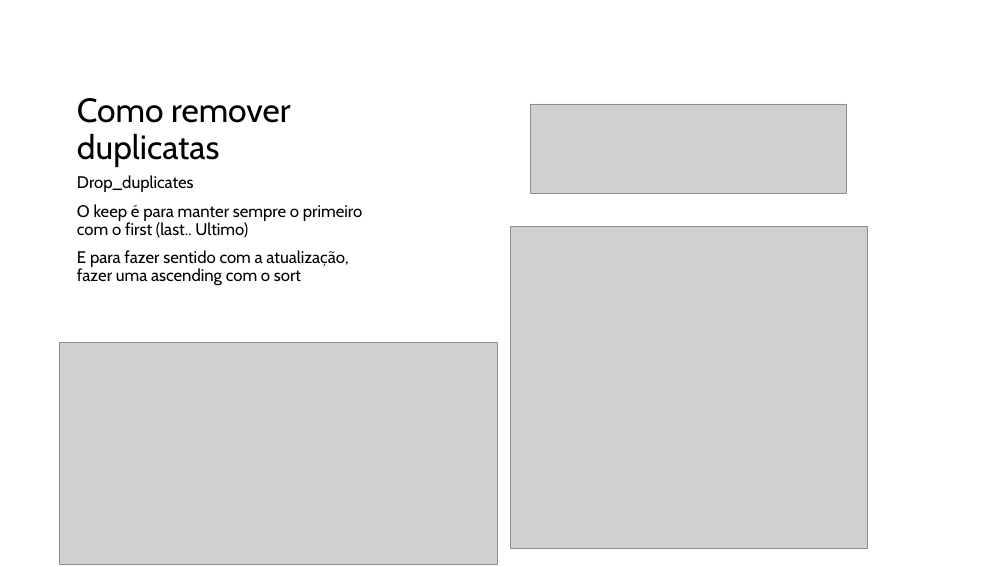
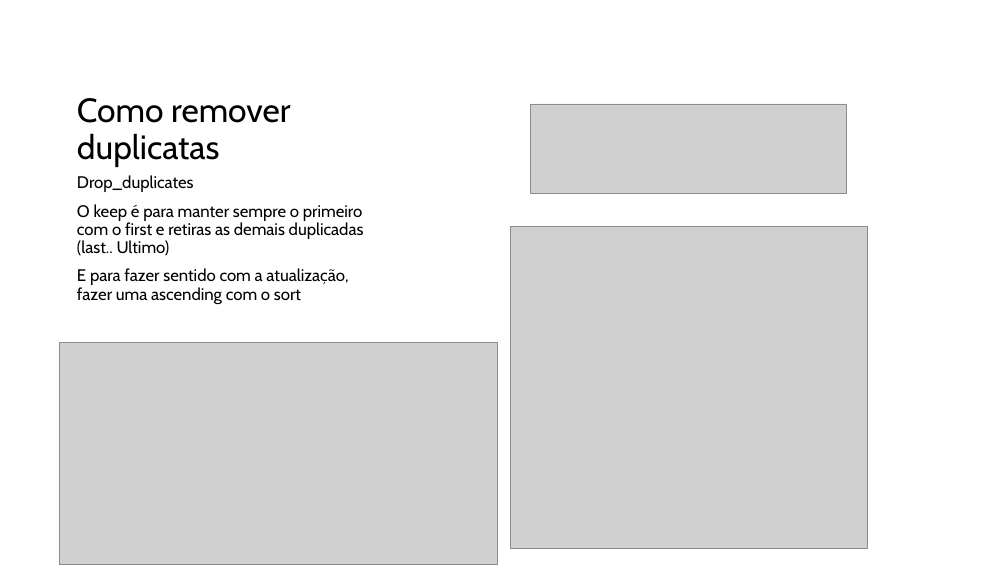
Before and after one commit to augluiz/OlaMundo, a slide deck: slide 28 of python.pptx. Drawn at 1008x567 pixels with LibreOffice and Linux fonts; fonts in the diff are those of the drawing; grey boxes stand for pictures. Boxes give left, top, right and bottom in pixels: in the first picture for what was removed or moved away, otherwise in the second. Text is boxed around its words. In the diff, an @@ line names an element or a change of style, - is before the commit and + after.

```diff
--- a/python.pptx
+++ b/python.pptx
@@ text at bbox=[77, 204, 364, 256]: text changed @@
-O keep é para manter sempre o primeiro com o first (last.. Ultimo)
+O keep é para manter sempre o primeiro com o first e retiras as demais duplicadas (last.. Ultimo)
```
Also in this commit, not shown: 7 slides added.
